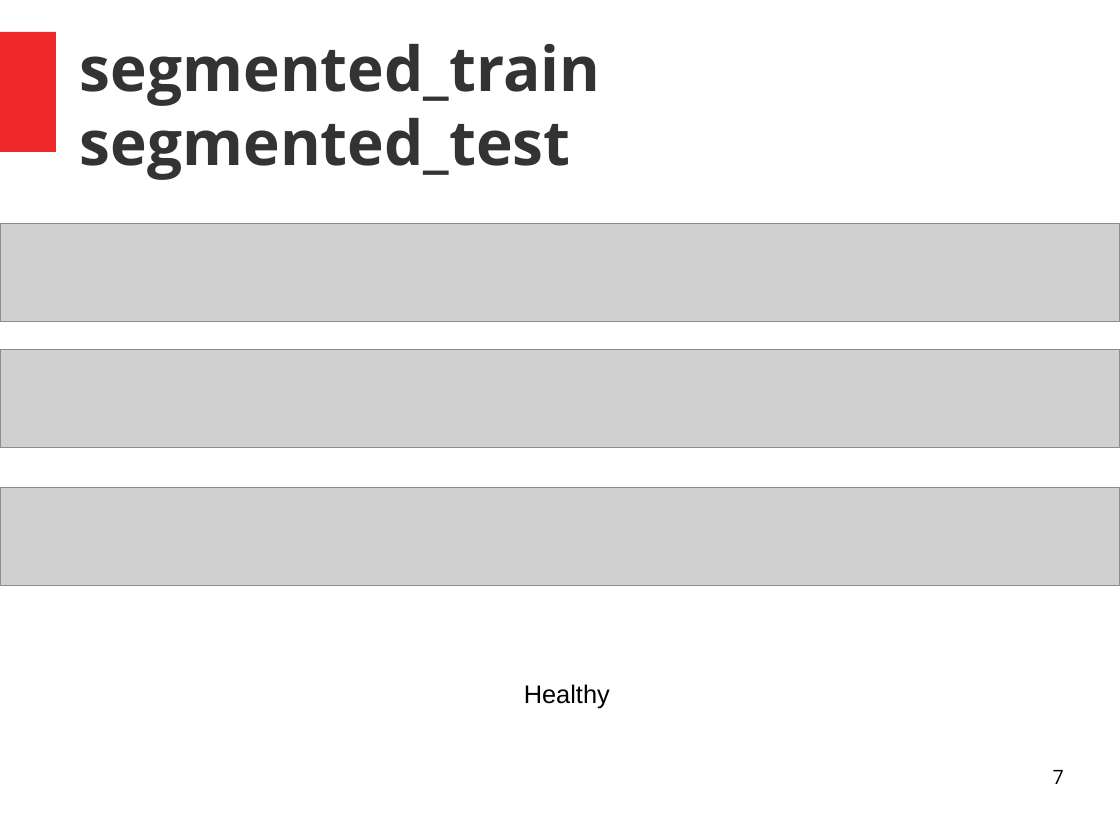
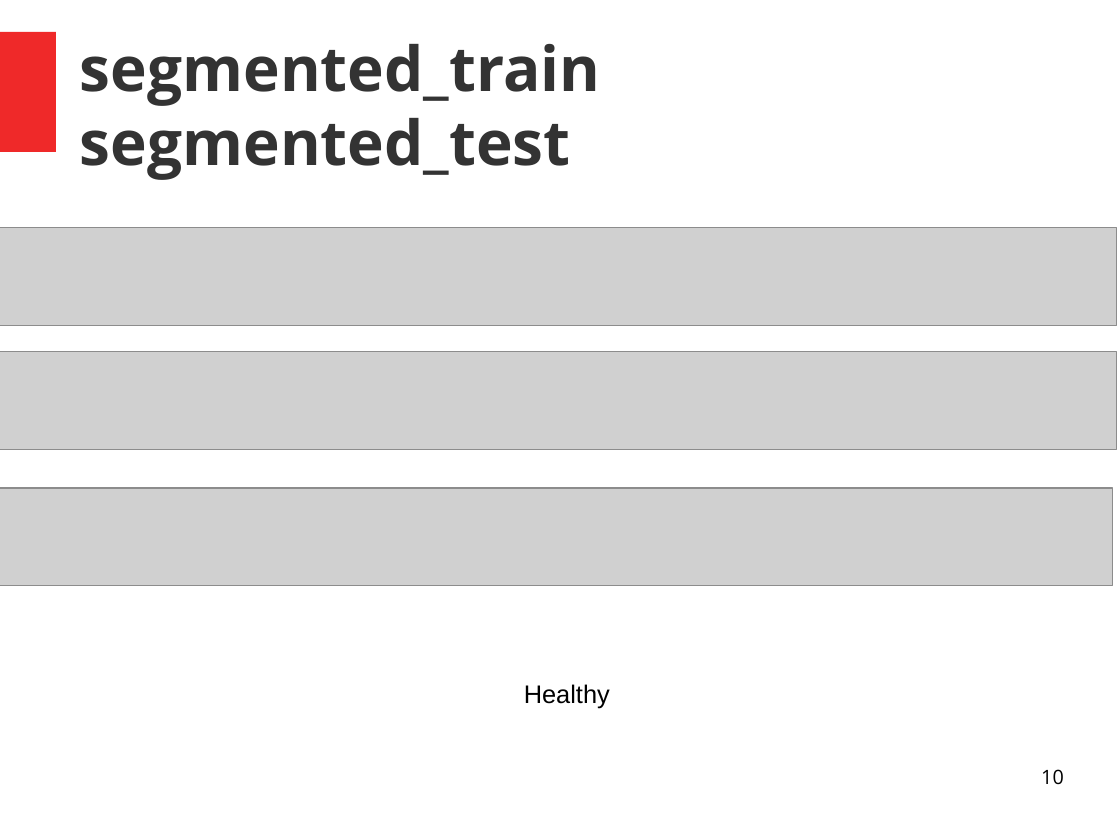
Before and after one commit to jarvis0/tomato-diseases, a slide deck: slide 10 of DL/model_evaluations/segmented_train/segmented_train (copy).odp (slide 7 before the commit). Drawn at 1120x840 pixels with LibreOffice and Linux fonts; fonts in the diff are those of the drawing; grey boxes stand for pictures. Boxes give left, top, right and bottom in pixels: in the first picture for what was removed or moved away, otherwise in the second. Text is boxed around its words. In the diff, an @@ line names an element or a change of style, - is before the commit and + after.

```diff
--- a/DL/model_evaluations/segmented_train/segmented_train (copy).odp
+++ b/DL/model_evaluations/segmented_train/segmented_train (copy).odp
@@ picture: place and size @@
-picture at <box>0,224,1120,321</box>
+picture at <box>0,228,1116,325</box>
@@ picture: place and size @@
-picture at <box>0,350,1120,447</box>
+picture at <box>0,352,1116,449</box>
@@ picture: place and size @@
-picture at <box>0,488,1120,585</box>
+picture at <box>0,488,1113,585</box>
@@ page number at <box>1041,769,1064,785</box>: text changed @@
-7
+10
```
Also in this commit, not shown: 2 other slides changed, 3 slides added, 20 other files.
